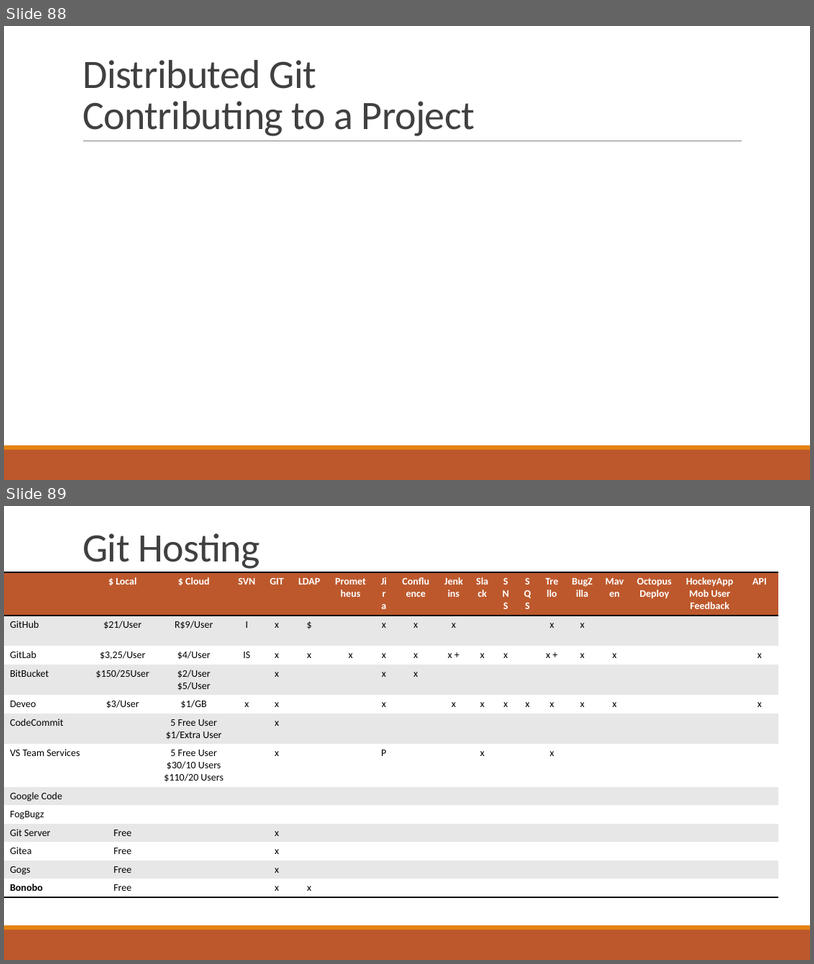
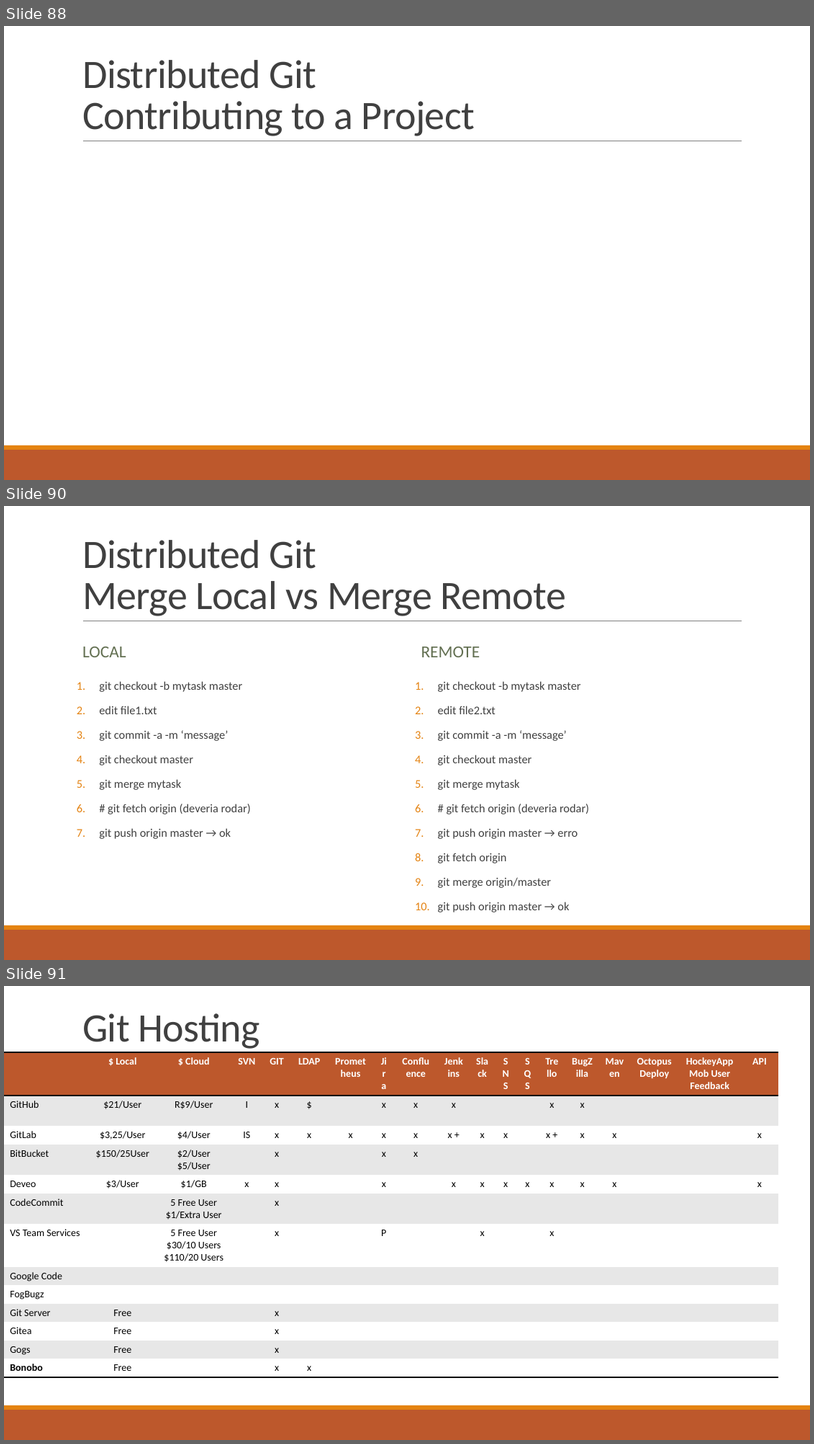
Before and after one commit to ekson73/Docs, a slide deck: Projeto VEK - GIT 4 VEK.pptx. Shown one above the other, each under a label of ours: slides 88 and 89 before the commit, slides 88, 90 and 91 after it; the slides between them are not shown. The pictures are 814x964 and 814x1444 pixels, drawn with LibreOffice and Linux fonts; fonts in the diff are those of the drawing. Boxes give left, top, right and bottom in pixels: in the first picture for what was removed or moved away, otherwise in the second. Text is boxed around its words. In the diff, an @@ line names an element or a change of style, - is before the commit and + after.

```diff
--- a/Projeto VEK - GIT 4 VEK.pptx
+++ b/Projeto VEK - GIT 4 VEK.pptx
@@ slide 90 added at bbox=[4, 506, 810, 960], background #FFFFFF; not listed: 3 template elements that a slide beside it also shows @@
@@ title added at bbox=[82, 540, 567, 616], 48 pt, text #404040 @@
+Distributed Git
+Merge Local vs Merge Remote
@@ text added at bbox=[82, 646, 126, 657], 20 pt, text #637052 @@
+LOCAL
@@ text added at bbox=[422, 646, 481, 657], 20 pt, text #637052 @@
+REMOTE
@@ text added at bbox=[99, 681, 251, 839], 14 pt, text #404040 @@
+1. git checkout -b mytask master
+2. edit file1.txt
+3. git commit -a -m ‘message’
+4. git checkout master
+5. git merge mytask
+6. # git fetch origin (deveria rodar)
+7. git push origin master → ok
@@ text added at bbox=[438, 681, 589, 912], 14 pt, text #404040 @@
+1. git checkout -b mytask master
+2. edit file2.txt
+3. git commit -a -m ‘message’
+4. git checkout master
+5. git merge mytask
+6. # git fetch origin (deveria rodar)
+7. git push origin master → erro
+8. git fetch origin
+9. git merge origin/master
+10. git push origin master → ok
@@ what was slide 89 is now slide 91 @@
```
Also in this commit, not shown: 2 slides changed, 1 other slide added, 2 other files.
